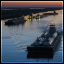
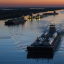
Two versions of the same layered image (64 x 64). Layer-by-layer changes:
removed layer "overlay" (was overlay, 46%) over [1,1,63,63]
removed layer "border" over [0,0,64,64]
